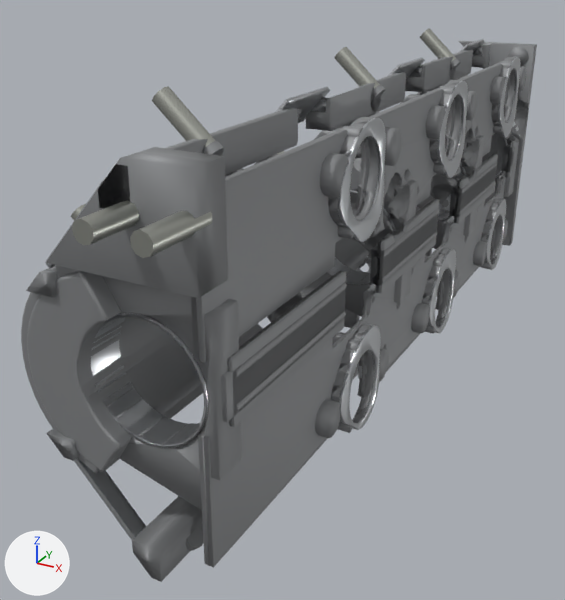
The glTF model public/parts/cam-housing-left.glb as it was, and as the next commit left it.
The view is the same before and after, from a 50 mm lens placed at (-142.0, -382.0, 130.0), pointed at (-326.0, -47.0, -37.0). The axes (+X, +Y, +Z) are drawn at lower left. The lights are the same throughout. The picture after the commit comes second. Where no turn or scale is listed for an object, it has been applied to the vertices. Vertices at exactly the same position are counted once.

In view in the first picture: 'cam-housing-left:castAlu', 'cam-housing-left:machinedAlu', 'cam-housing-left:zincPlate'.
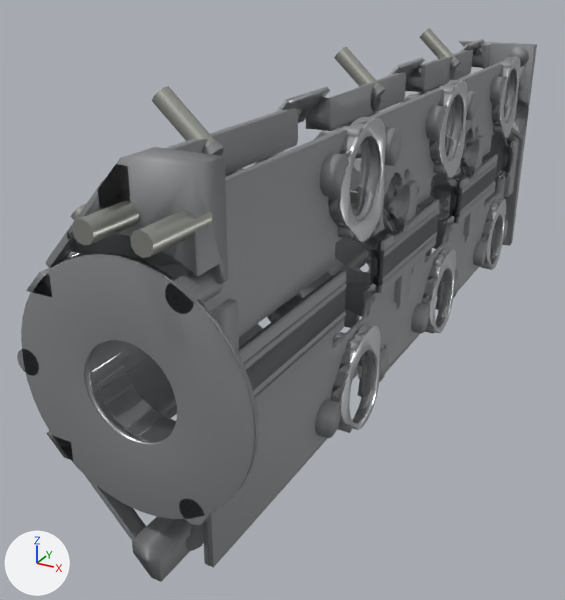
Where the newer file only moved an object's origin or applied its transform, the numbers keep the older frame.

Where the change shows, as pixel boxes (x1, y1, x2, y2) in the pictures (565 x 600 px; the box of a moved part takes in the faces that stretch with it):
'cam-housing-left:castAlu', reshaped: before (21, 41, 537, 582); after (17, 41, 537, 582)
'cam-housing-left:machinedAlu', reshaped: before (46, 39, 520, 540); after (22, 39, 520, 540)
part 1 of me_mesh_0, added: after (17, 349, 39, 376)
part 2 of me_mesh_0, added: after (165, 271, 223, 314)
part 3 of me_mesh_0, added: after (179, 498, 214, 525)
part 4 of me_mesh_0, cut back: before (46, 158, 228, 298); after (67, 158, 228, 284)
part 5 of me_mesh_1, added: after (22, 253, 259, 519)
part 6 of me_mesh_1, moved or reshaped: before (74, 399, 150, 540); after (85, 399, 150, 540)

The edits, one by one:
me_mesh_0 is used by ob_cam_housing_left_castalu; location (-302.5, -2.2, 0.9).
me_mesh_0 had 15285 vertices, 30696 faces and spanned x -41.0..41.0, y -210.0..210.0, z -77.0..77.0.
me_mesh_0 now has 15410 vertices, 30934 faces and spans x -41.0..41.0, y -210.0..210.0, z -77.0..77.0.
me_mesh_0 part 1: a new loose piece, a 14-sided cylinder along y spanning x -39.0..-29.0, y -210.0..-194.0, z -6.0..4.0, in mat_castalu (grey #96989a).
me_mesh_0 part 2: a new loose piece, a 14-sided cylinder along y spanning x 28.0..38.0, y -210.0..-194.0, z 33.0..43.0, in mat_castalu (grey #96989a).
me_mesh_0 part 3: a new loose piece, a 14-sided cylinder along y spanning x 28.0..38.0, y -210.0..-194.0, z -45.0..-34.0, in mat_castalu (grey #96989a).
Part 4, on me_mesh_0:
1 vertex is removed from x 40.0, y -210.0, z 39.0.
8 faces are deleted.
1 vertex moves from x -19.0, y -210.0, z 39.0 to x -19.0, y -198.0, z 39.0.
24 vertices are added at x -9.0..40.0, y -210.0..-198.0, z 39.0..54.0.
7 new vertices lie (0.0, 12.0, 0.0) away from vertices in x -4.0..38.0, y -210.0, z 47.0..54.0.
5 new vertices lie (1.0, -12.0, 0.0) away from vertices in x 3.0..32.0, y -198.0, z 50.0..54.0.
78 new faces join them.
me_mesh_1 is used by ob_cam_housing_left_machinedalu; location (-295.4, -4.0, 1.9).
me_mesh_1 had 5779 vertices, 11458 faces and spanned x -33.0..33.0, y -206.0..206.0, z -78.0..78.0.
me_mesh_1 now has 5933 vertices, 11766 faces and spans x -44.0..51.0, y -208.0..206.0, z -78.0..78.0.
me_mesh_1 part 5: a new loose piece of 160 vertices spanning x -44.0..51.0, y -208.0..-205.0, z -49.0..45.0, in mat_machinedalu (light grey #c4c7ca).
me_mesh_1 part 6: 3 vertices moved within x -28.0..-10.0, y -204.0..-184.0, z -40.0..-21.0; 6 vertices removed from x -31.0..1.0, y -204.0..-184.0, z -73.0..-21.0; 6 vertices added at x -31.0..1.0, y -204.0..-184.0, z -73.0..-21.0.
Other edits to the shape of me_mesh_1 do not show in these pictures.
